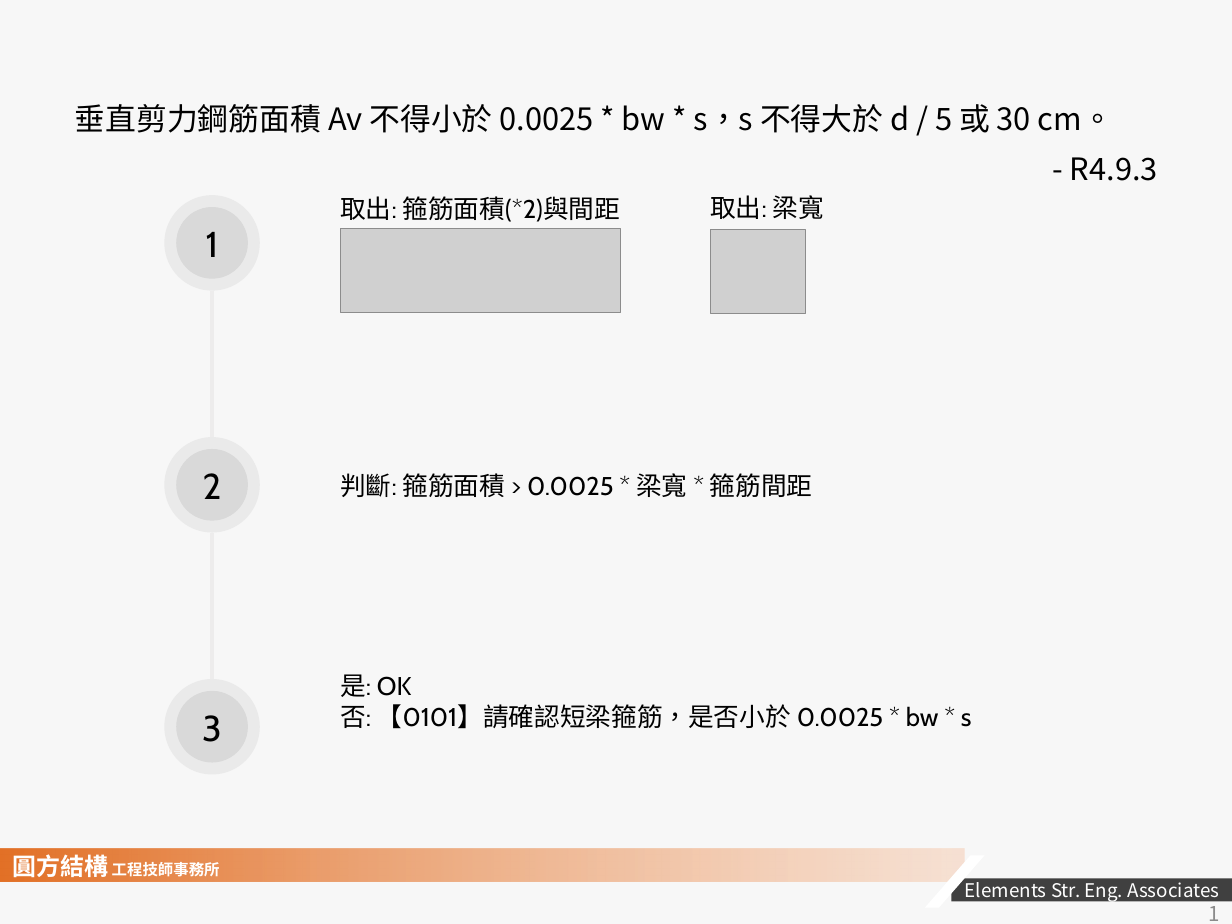
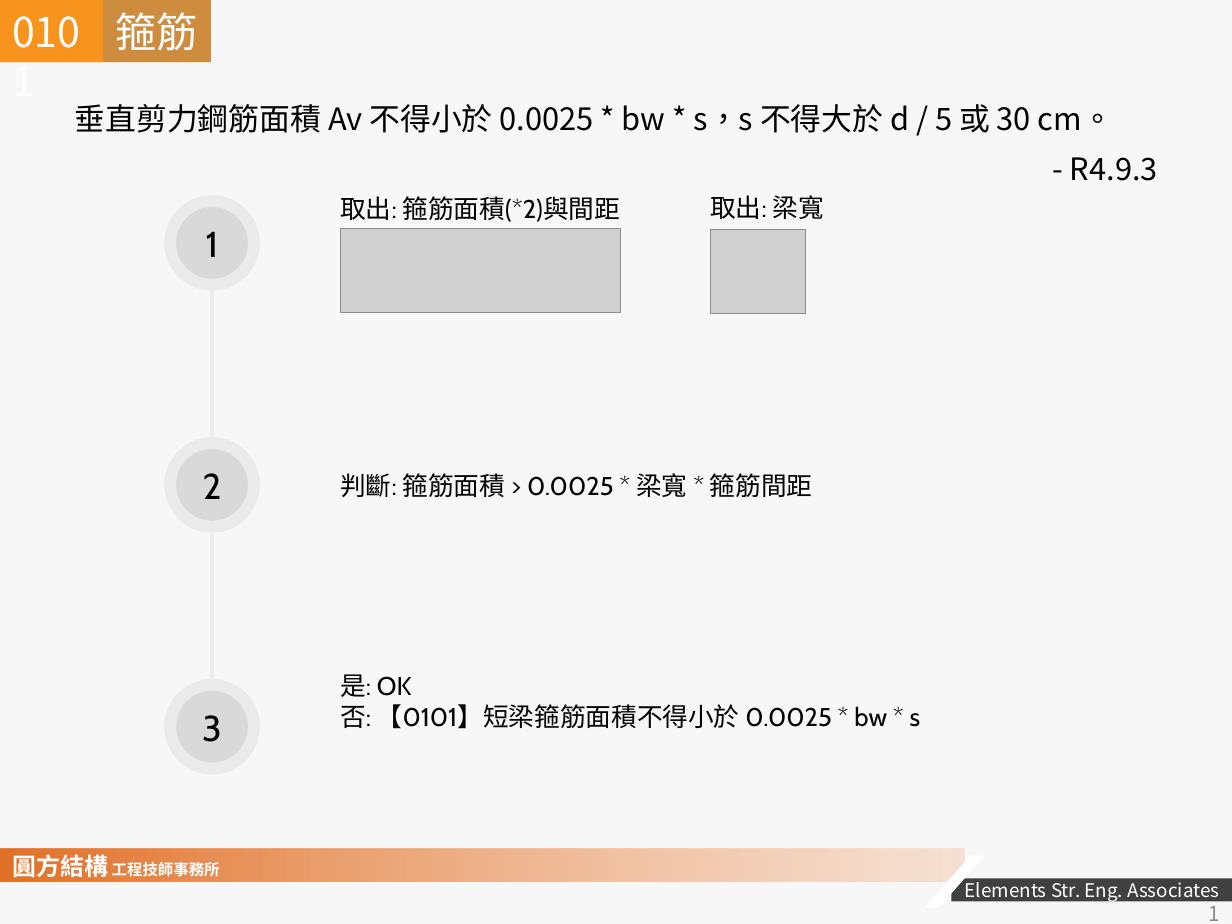
Before and after one commit to skyran1278/VbaProject, a slide deck: slide 1 of 20170524_RCScan/2018-1207 RC SCAN 說明文件.pptx. Drawn at 1232x924 pixels with LibreOffice and Linux fonts; fonts in the diff are those of the drawing; grey boxes stand for pictures; background and template pictures are left out. Boxes give left, top, right and bottom in pixels: in the first picture for what was removed or moved away, otherwise in the second. Text is boxed around its words. In the diff, an @@ line names an element or a change of style, - is before the commit and + after.

```diff
--- a/20170524_RCScan/2018-1207 RC SCAN 說明文件.pptx
+++ b/20170524_RCScan/2018-1207 RC SCAN 說明文件.pptx
@@ rectangle added at (0, 0, 103, 62), fill #F8931D, 24 pt, text #FFFFFF @@
+0101
@@ rectangle added at (103, 0, 212, 62), fill #CE8D3E, 24 pt, text #FFFFFF @@
+箍筋
@@ text at (340, 704, 921, 729): text changed @@
-否: 【0101】請確認短梁箍筋，是否小於 0.0025 * bw * s
+否: 【0101】短梁箍筋面積不得小於 0.0025 * bw * s
```
Also in this commit, not shown: 5 other slides changed, 17 slides added, 8 slides removed, 2 other files.
